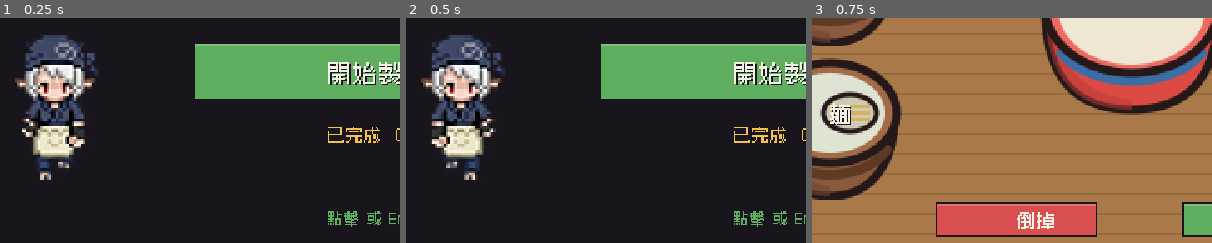
Above: before the commit, frames 1-3 (left to right).
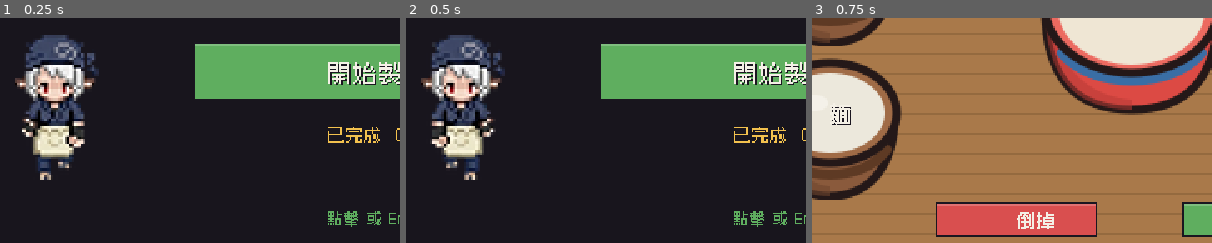
Above: after the commit, the same moments.

Repository: meloalright/ramen-ya
Game: Godot game, scene res://scenes/Menu.tscn
The game is run twice, just before and just after one commit, with the same random seed, the same clock (stepped at 60 frames per second) and the same inputs.
Inputs (mouse positions are % of the whole screen's width and height, from its top left):
- Up to frame 1 (0.25 s): no input
- Up to frame 2 (0.5 s): no input
- Up to frame 3 (0.75 s): tap Enter at 0.5 s; move the mouse to (72, 45) at 0.52 s; hold D from 0.53 s (still down); tap M at 0.6 s; click (72, 45) at 0.67 s
The pictures show only the part of the screen within x 9-59%, y 50-100%; the shares and areas given below are measured in that part.

Frames 1-2 are identical in both runs. In frame 3, 1.8% of the frame differs, in the area x 2-17%, y 32-52%.

Commit message:
fix(cook): noodle vat is white broth by default; noodle nest appears while cooking
The 麵 vat now shows a clean white broth (白汤, no basket) by default; a cream
noodle nest (米白線團) is drawn in it only once the noodles start cooking.

Co-Authored-By: Claude Opus 4.8 (1M context) <noreply@anthropic.com>

Diff:
--- a/scripts/Main.gd
+++ b/scripts/Main.gd
@@ -800,6 +800,29 @@
 	draw_rect(Rect2(r.position.x + 8, r.position.y + r.size.y - 7, int(pw * pf), 3), pc)
 
 
+func _draw_noodle_nest(ctr: Vector2) -> void:
+	var cream := Color("efe6cf")
+	var cream_d := Color("d6cbab")
+	var rx := 17.0
+	var ry := 12.0
+	var pts := PackedVector2Array()
+	var pts2 := PackedVector2Array()
+	for i in range(22):
+		var a := TAU * i / 22.0
+		pts.append(ctr + Vector2(cos(a) * rx, sin(a) * ry))
+		pts2.append(ctr + Vector2(cos(a) * (rx - 2.5), sin(a) * (ry - 2.5)))
+	draw_colored_polygon(pts, cream_d)
+	draw_colored_polygon(pts2, cream)
+	# wavy noodle strands
+	for yy in [-4.0, 0.0, 4.0]:
+		var sp := PackedVector2Array()
+		var x := -14.0
+		while x <= 14.0:
+			sp.append(ctr + Vector2(x, yy + sin(x * 0.55) * 1.6))
+			x += 2.0
+		draw_polyline(sp, cream_d, 1.6)
+
+
 func _draw_station(s: Dictionary) -> void:
 	var c: Vector2 = s.center
 	var rr: int = s.r
@@ -811,6 +834,9 @@
 			# draw so the vat's opening (sprite y=VAT_OPEN_Y) lands at the station center
 			draw_texture_rect(vt, Rect2(c.x - vt.get_width() / 2.0, c.y - VAT_OPEN_Y,
 				vt.get_width(), vt.get_height()), false)
+		# noodles only show up once they're cooking: a cream nest (線團)
+		if s.item == "noodles" and noodle_state == "cooking":
+			_draw_noodle_nest(Vector2(c.x, c.y - 3))
 		var lit: bool = (s.item == "soup" and held == "soup") \
 			or (s.item == "noodles" and (held == "noodles" or noodle_state == "cooking"))
 		if lit:
Binary file changed: assets/cook/td_vat_noodle.png
Not shown, changed: assets/cook/gen_svg.py
